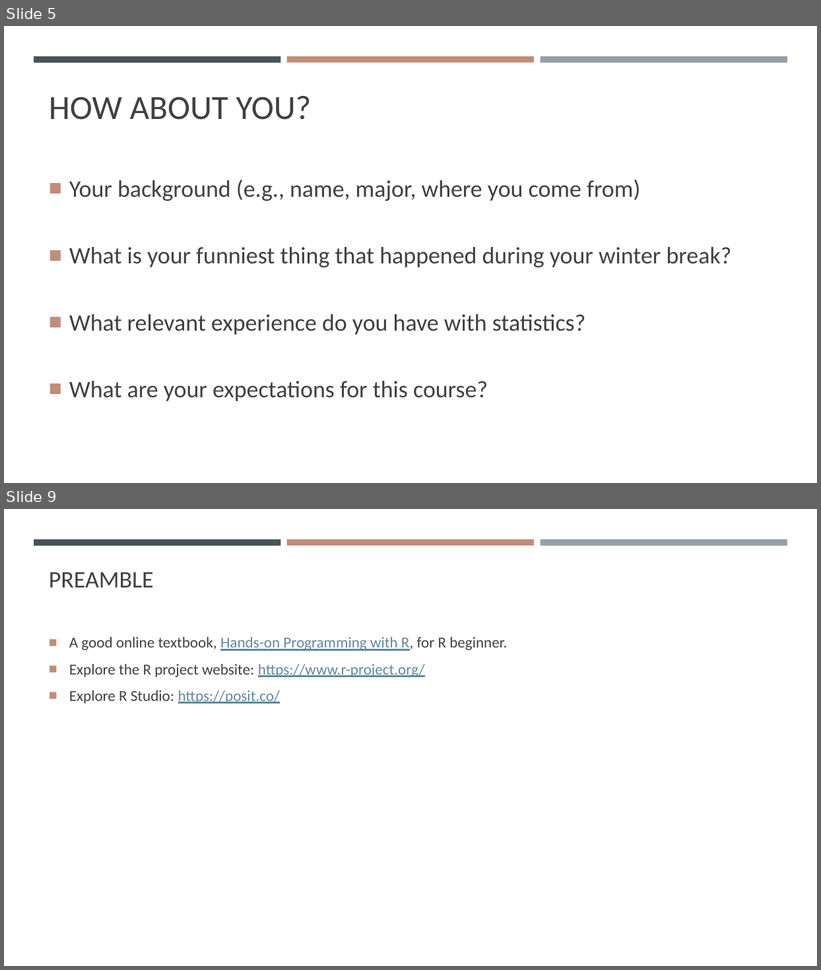
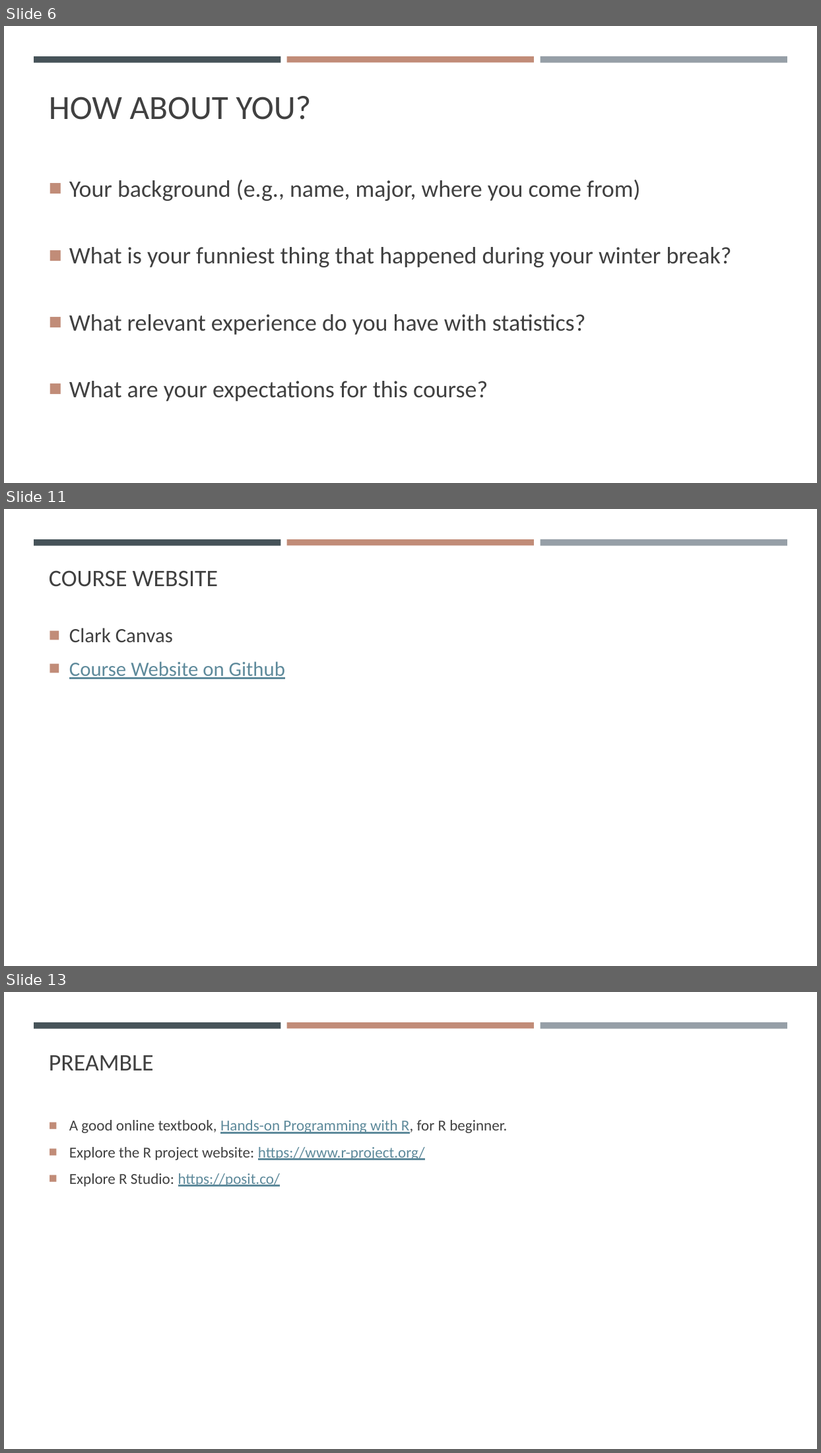
Before and after one commit to gisynw/geog-247, a slide deck: docs/Lectures/Week01/Week01_Intro.pptx. Shown one above the other, each under a label of ours: slides 5 and 9 before the commit, slides 6, 11 and 13 after it; the slides between them are not shown. The pictures are 821x970 and 821x1453 pixels, drawn with LibreOffice and Linux fonts; fonts in the diff are those of the drawing. Boxes give left, top, right and bottom in pixels: in the first picture for what was removed or moved away, otherwise in the second. Text is boxed around its words. In the diff, an @@ line names an element or a change of style, - is before the commit and + after.

```diff
--- a/docs/Lectures/Week01/Week01_Intro.pptx
+++ b/docs/Lectures/Week01/Week01_Intro.pptx
@@ slide 11 added at bbox=[4, 509, 817, 966], background #FFFFFF; not listed: 3 template elements that a slide beside it also shows @@
@@ title added at bbox=[49, 570, 218, 587], 28 pt, text #404040 @@
+COURSE WEBSITE
@@ text added at bbox=[69, 628, 285, 679], 24 pt, text #5E8A9B, underline @@
+■ Clark Canvas
+■ Course Website on Github
@@ what was slide 5 is now slide 6 @@
@@ what was slide 9 is now slide 13 @@
```
Also in this commit, not shown: 1 slide changed, 5 other slides added, 2 slides removed, 1 other file.
